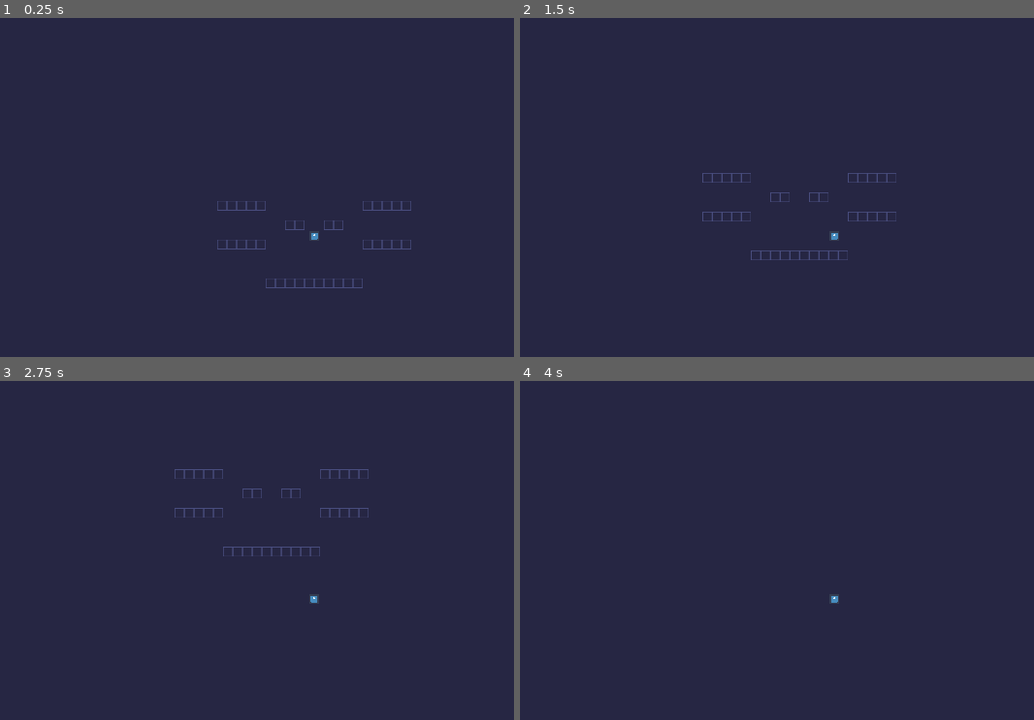
Above: before the commit, frames 1-4 (two rows, left to right).
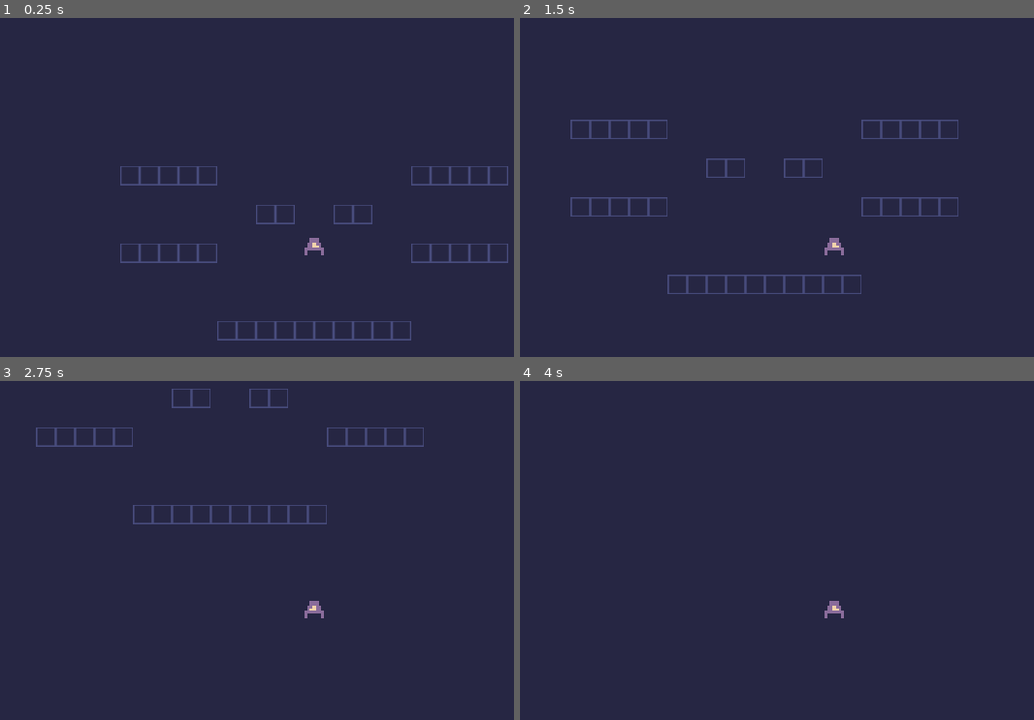
Above: after the commit, the same moments.

Repository: RobThePole/MOONSHOT
Game: Godot game, scene res://Scene/Level1.tscn
Two runs of this game, one before a commit and one after it. Both use one fixed random seed, a clock stepped at 60 frames per second and the inputs below. This scene is started directly instead of the project's main scene. The engine's default icon, where the game draws it, is replaced by a stand-in: a white triangle on a blue panel in a dark square.
Inputs:
- Up to frame 1 (0.25 s): no input
- Up to frame 2 (1.5 s): hold Right (ui_right) from 0.53 s (still down); tap Up (ui_up) at 0.77 s
- Up to frame 3 (2.75 s): tap Up (ui_up) at 1.52 s; release Right (ui_right) at 2.03 s; hold Left (ui_left) from 2.03 s (still down)
- Up to frame 4 (4 s): release Left (ui_left) at 2.78 s; hold Right (ui_right) from 2.78 s (still down); tap Up (ui_up) at 3.02, 3.77 s; tap Enter at 3.5 s

The runs differ from the first frame. In frame 1, 2.3% of the frame differs, in the area x 23-99%, y 43-96%; in frame 2, 2.7%, in the area x 9-86%, y 30-82%; in frame 3, 2.1%; in frame 4, 0.1%.

Commit message:
Player setup changed

Diff:
--- a/Scene/Level1.tscn
+++ b/Scene/Level1.tscn
@@ -41,10 +41,9 @@
 }
 
 [node name="Player" parent="." instance=ExtResource( 3 )]
-scale = Vector2( 0.25, 0.25 )
 
 [node name="TileMap" type="TileMap" parent="."]
-tile_set = SubResource( 1 )
+tile_set = SubResource( 2 )
 cell_size = Vector2( 16, 16 )
 cell_custom_transform = Transform2D( 16, 0, 0, 16, 0, 0 )
 format = 1
--- a/Scene/PlayerPlatform.tscn
+++ b/Scene/PlayerPlatform.tscn
@@ -1,19 +1,22 @@
 [gd_scene load_steps=4 format=2]
 
 [ext_resource path="res://Scripts/PlayerPlatform.gd" type="Script" id=1]
-[ext_resource path="res://icon.png" type="Texture" id=2]
+[ext_resource path="res://Sprite/Player.png" type="Texture" id=2]
 
 [sub_resource type="RectangleShape2D" id=1]
-extents = Vector2( 32, 32 )
+extents = Vector2( 8, 7 )
 
 [node name="Player" type="KinematicBody2D"]
 script = ExtResource( 1 )
 
 [node name="Sprite" type="Sprite" parent="."]
+scale = Vector2( 2, 2 )
 texture = ExtResource( 2 )
 
 [node name="CollisionShape2D" type="CollisionShape2D" parent="."]
+position = Vector2( 0, 9.02319 )
 shape = SubResource( 1 )
 
 [node name="Camera2D" type="Camera2D" parent="."]
 current = true
+zoom = Vector2( 0.5, 0.5 )
Not shown: 2 places in Scene/Level1.tscn that only renumber resources
Binary file added: Sprite/Player.png
Not shown, added: Sprite/Player.png.import
